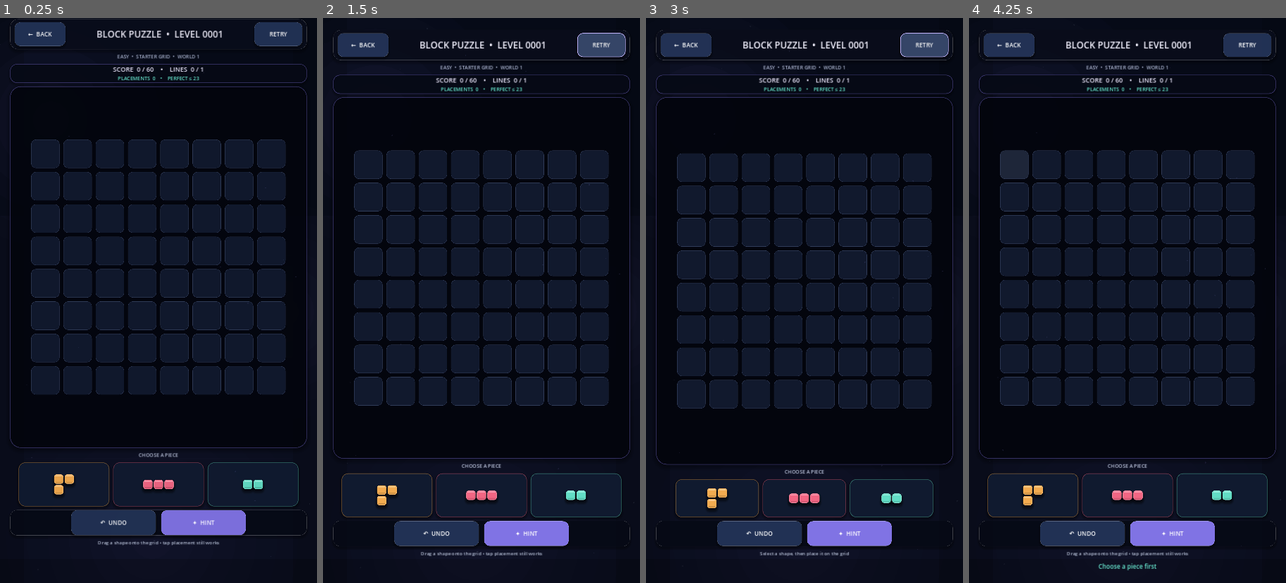
Above: before the commit, frames 1-4 (left to right).
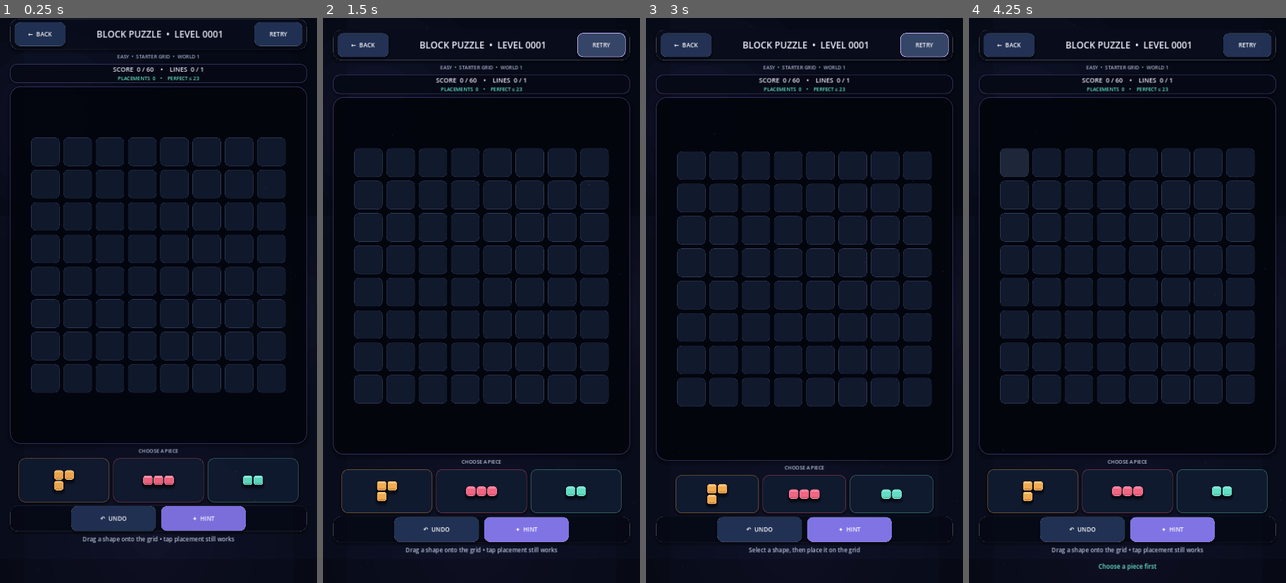
Above: after the commit, the same moments.

Repository: eghosa001/unjam
Game: Godot game, scene res://scenes/BlockPuzzle.tscn
Same seed, same stepped clock (60 frames per second), same inputs: the game is played once before the commit and once after it. This scene is started directly instead of the project's main scene.
Inputs (mouse positions are in pixels of both pictures, inside the frame that each line leads up to):
- Up to frame 1 (0.25 s): no input
- Up to frame 2 (1.5 s): click "RETRY" at 0.5 s; click "RETRY" at 1.25 s
- Up to frame 3 (3 s): click "RETRY" at 2 s; click "RETRY" at 2.75 s
- Up to frame 4 (4.25 s): click (1013, 164) at 3.52 s

The runs differ from the first frame. In frame 1, 7.4% of the frame differs, in the area x 3-97%, y 21-94%; in frame 2, 7.5%, in the area x 3-97%, y 23-96%; in frame 3, 7.2%; in frame 4, 7.5%.

Commit message:
Improve puzzle touch targets and guidance legibility

Diff:
--- a/scripts/ui/ui_touch_enhancer.gd
+++ b/scripts/ui/ui_touch_enhancer.gd
@@ -26,8 +26,16 @@
 	_enlarge_buttons(host)
 	if host.name == "BlockPuzzle":
 		var hint = host.get("hint_label")
-		if hint is Label and (hint.text.is_empty() or hint.text.begins_with("Select a shape")):
-			hint.text = "Drag a shape onto the grid • tap placement still works"
+		if hint is Label:
+			hint.add_theme_font_size_override("font_size", 20)
+			hint.custom_minimum_size = Vector2(0, 44)
+			if hint.text.is_empty() or hint.text.begins_with("Select a shape"):
+				hint.text = "Drag a shape onto the grid • tap placement still works"
+	elif host.name == "WaterSort":
+		var hint = host.get("hint_label")
+		if hint is Label:
+			hint.add_theme_font_size_override("font_size", 20)
+			hint.custom_minimum_size = Vector2(0, 44)
 
 func _enlarge_buttons(node: Node) -> void:
 	for child in node.get_children():
@@ -45,7 +53,8 @@
 			elif label.contains("NEXT RESCUE") or label.contains("BACK HOME"): wanted = Vector2(520, 98)
 			elif label.contains("DOUBLE BASE REWARD"): wanted = Vector2(520, 92)
 		"WaterSort":
-			if label.contains("BACK"): wanted = Vector2(180, 82)
+			if button is WaterTubeButton: wanted = Vector2(170, 330)
+			elif label.contains("BACK"): wanted = Vector2(180, 82)
 			elif label == "RETRY": wanted = Vector2(170, 82)
 			elif label.contains("UNDO") or label.contains("HINT"): wanted = Vector2(270, 88)
 		"BlockPuzzle":
